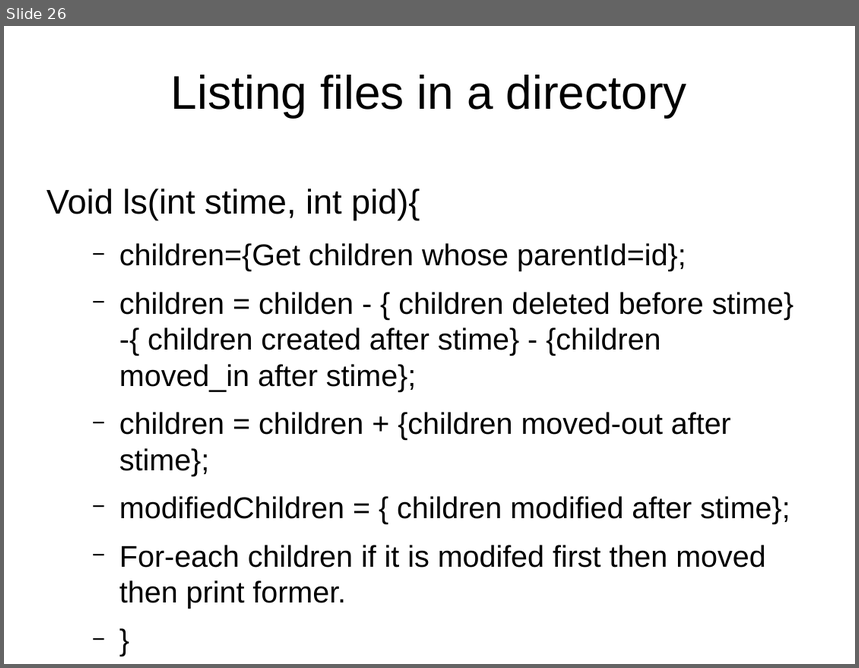
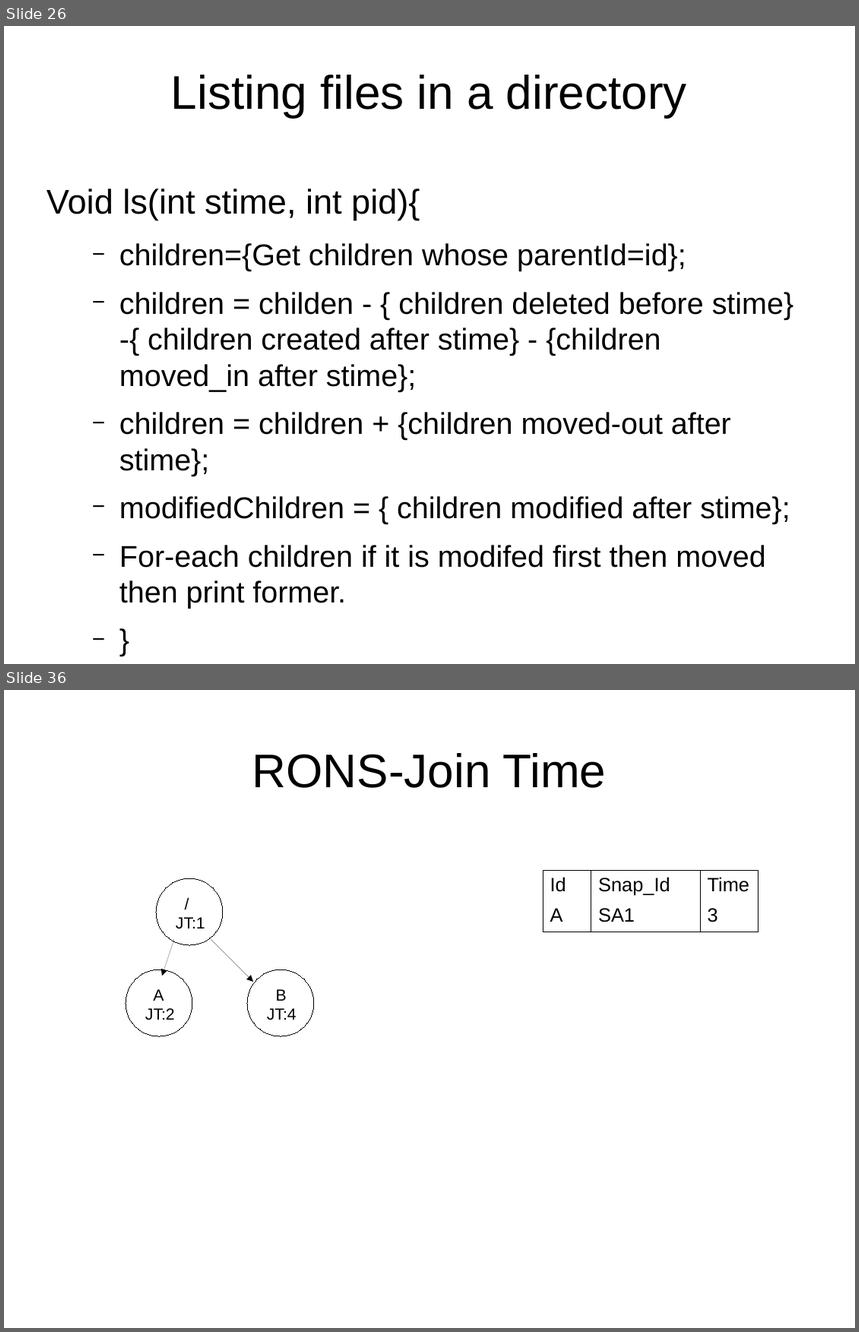
Before and after one commit to pushparajxa/Thesis-Presentation, a slide deck: Final_Presentation.odp. Shown one above the other, each under a label of ours: slide 26 before the commit, slides 26 and 36 after it; the slides between them are not shown. The pictures are 859x668 and 859x1332 pixels, drawn with LibreOffice and Linux fonts; fonts in the diff are those of the drawing. Boxes give left, top, right and bottom in pixels: in the first picture for what was removed or moved away, otherwise in the second. Text is boxed around its words. In the diff, an @@ line names an element or a change of style, - is before the commit and + after.

```diff
--- a/Final_Presentation.odp
+++ b/Final_Presentation.odp
@@ slide 36 added at (4, 690, 855, 1328), background #FFFFFF @@
@@ title added at (253, 753, 607, 788), 44 pt, text #000000 @@
+RONS-Join Time
@@ table added at (543, 870, 758, 929), 2 rows, 3 columns @@
+Id | Snap_Id | Time
+A | SA1 | 3
@@ ellipse added at (156, 878, 224, 945), outline #000000 0 pt @@
@@ text added at (176, 917, 205, 929), 15 pt, text #000000 @@
+/
+JT:1
@@ arrow added from (174, 939) to (162, 976), #000000 0 pt @@
@@ arrow added from (211, 939) to (253, 982), #000000 0 pt @@
@@ ellipse added at (126, 970, 192, 1037), outline #000000 0 pt @@
@@ ellipse added at (247, 970, 315, 1037), outline #000000 0 pt @@
@@ text added at (145, 989, 175, 1021), 15 pt, text #000000 @@
+A
+JT:2
@@ text added at (267, 989, 297, 1021), 15 pt, text #000000 @@
+B
+JT:4
```
Also in this commit, not shown: 19 slides changed, 15 other slides added, 2 slides removed, 11 other files.
